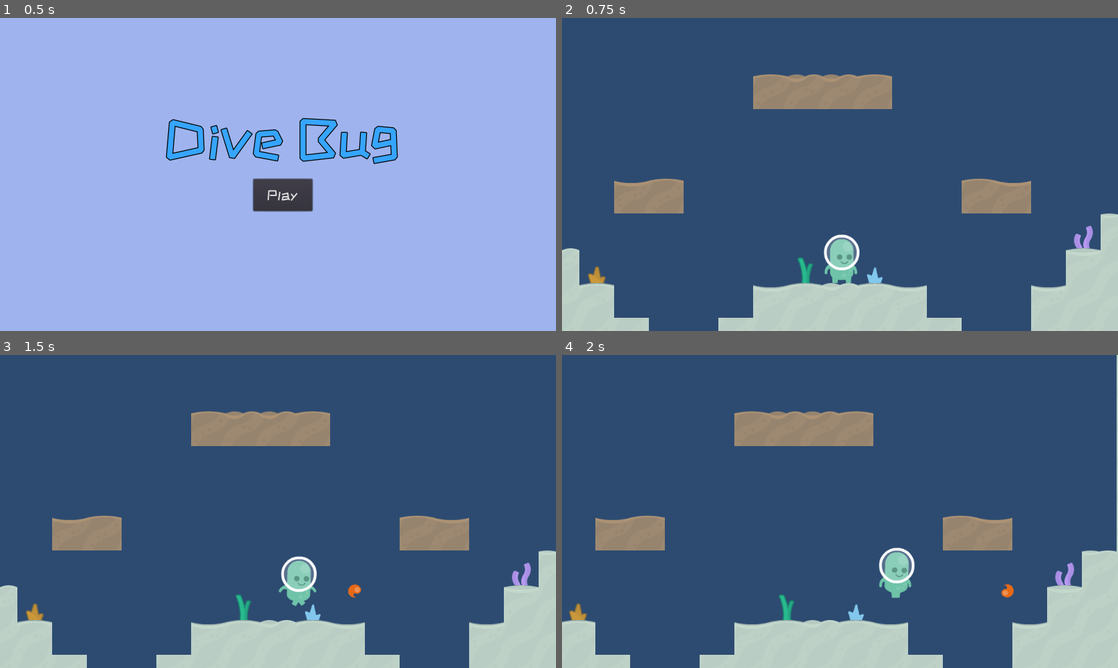
Above: before the commit, frames 1-4 (two rows, left to right).
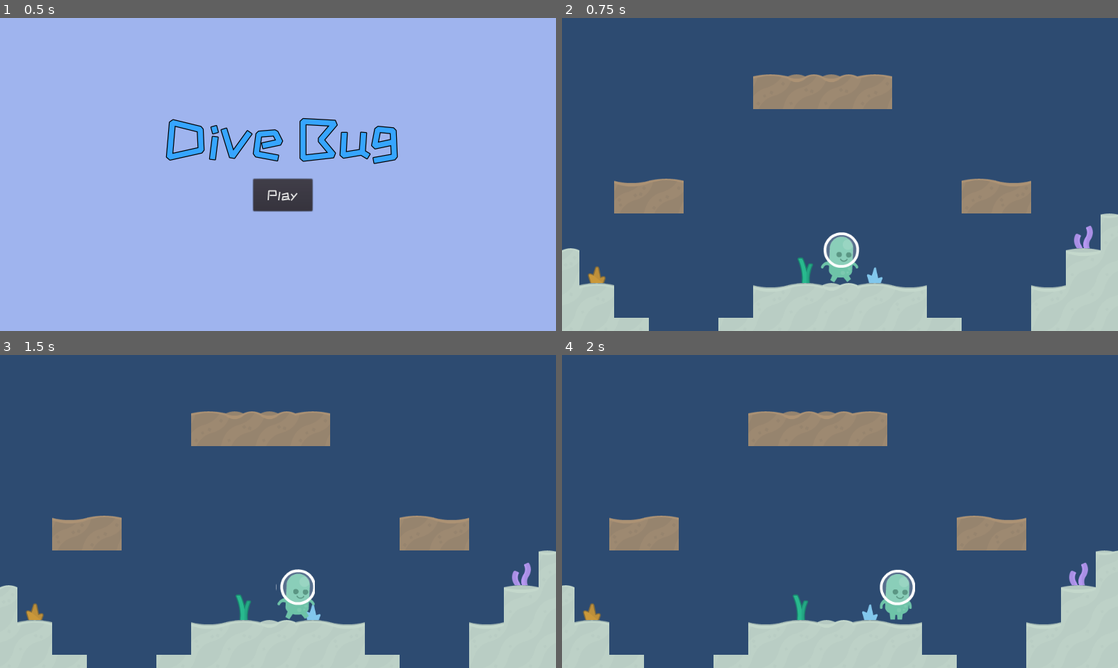
Above: after the commit, the same moments.

Repository: cpvanlue/dive-bug
Game: Godot game, scene res://src/MainMenu.tscn
Two runs of this game, one before a commit and one after it. Both use one fixed random seed, a clock stepped at 60 frames per second and the inputs below.
Inputs:
- Up to frame 1 (0.5 s): no input
- Up to frame 2 (0.75 s): click "Play" at 0.5 s
- Up to frame 3 (1.5 s): tap Enter (shoot) at 1.25 s; hold D (right) from 1.28 s (still down); tap Space (swim) at 1.35 s
- Up to frame 4 (2 s): keep holding D (right)

Frame 1 is identical in both runs. In frame 2, 0.4% of the frame differs, in the area x 46-54%, y 68-85%; in frame 3, 1.0%; in frame 4, 6.5%, in the area x 0-100%, y 0-100%.
Error after the commit: Invalid get index 'flip_h' (on base: 'null instance'). (res://src/Player.gd:57)

Commit message:
Add player death animation when entering kill zone

Diff:
--- a/src/Level.gd
+++ b/src/Level.gd
@@ -4,11 +4,16 @@
 signal player_eliminated
 
 func _on_KillZone_body_entered(body: Node) -> void:
-	body.queue_free()
 	print(str(body.name) + " has been eliminated via a kill zone.")
 	if (body.name == "Player"):
+		$Player.GRAVITY = 0
+		$Player.SPEED = 0
+		$Player.velocity = Vector2(0,0)
+		$Player/Node2D/AnimationPlayer.play("death"); yield($Player/Node2D/AnimationPlayer, "animation_finished")
 		emit_signal("player_eliminated")
-		print("Player death has occurred. Game over.")
+		body.queue_free()
+	else:
+		body.queue_free()
 
 func _on_Enemy_Killed() -> void:
 	print("Score increased by 10.")
--- a/src/Player.gd
+++ b/src/Player.gd
@@ -1,15 +1,13 @@
 extends KinematicBody2D
 
-
-const SPEED := 200
-const GRAVITY := 150
 
 export var swim_impulse := -400
 
 var health
 var lethal := true
 var velocity := Vector2(0, 0)
-
+var SPEED := 200
+var GRAVITY := 150
 
 func _ready():
 	health = 100
@@ -32,18 +30,18 @@
 		velocity.x = -SPEED
 		if Input.is_action_pressed("sprint"):
 			velocity.x = -SPEED * 1.5
-		$AnimatedSprite.flip_h = true
+		$Node2D/AnimatedSprite.flip_h = true
 		if is_on_floor():
 			velocity.x = velocity.x / 1.25
-			$AnimatedSprite.play("walk")
+			$Node2D/AnimatedSprite.play("walk")
 	elif Input.is_action_pressed("right"):
 		velocity.x = SPEED
 		if Input.is_action_pressed("sprint"):
 			velocity.x = SPEED * 1.5
-		$AnimatedSprite.flip_h = false
+		$Node2D/AnimatedSprite.flip_h = false
 		if is_on_floor():
 			velocity.x = velocity.x / 1.25
-			$AnimatedSprite.play("walk")
+			$Node2D/AnimatedSprite.play("walk")
 
 
 func check_abilities(delta: float) -> void:
@@ -87,5 +85,5 @@
 func _on_AnimatedSprite_animation_finished() -> void:
 	if not (Input.is_action_pressed("left")
 		or Input.is_action_pressed("right")
-		or $AnimatedSprite.animation == "swim"):
-			$AnimatedSprite.play("idle")
+		or $Node2D/AnimatedSprite.animation == "swim"):
+			$Node2D/AnimatedSprite.play("idle")
--- a/src/Player.tscn
+++ b/src/Player.tscn
@@ -20,12 +20,12 @@
 [sub_resource type="AtlasTexture" id=4]
 flags = 4
 atlas = ExtResource( 1 )
-region = Rect2( 72, 96, 72, 96 )
+region = Rect2( 0, 96, 72, 96 )
 
 [sub_resource type="AtlasTexture" id=5]
 flags = 4
 atlas = ExtResource( 1 )
-region = Rect2( 0, 0, 72, 96 )
+region = Rect2( 72, 96, 72, 96 )
 
 [sub_resource type="AtlasTexture" id=6]
 flags = 4
@@ -35,30 +35,73 @@
 [sub_resource type="AtlasTexture" id=7]
 flags = 4
 atlas = ExtResource( 1 )
-region = Rect2( 144, 0, 72, 96 )
+region = Rect2( 0, 0, 72, 96 )
 
 [sub_resource type="AtlasTexture" id=8]
 flags = 4
 atlas = ExtResource( 1 )
+region = Rect2( 144, 0, 72, 96 )
+
+[sub_resource type="AtlasTexture" id=9]
+flags = 4
+atlas = ExtResource( 1 )
 region = Rect2( 72, 0, 72, 96 )
 
-[sub_resource type="SpriteFrames" id=9]
+[sub_resource type="SpriteFrames" id=10]
 animations = [ {
 "frames": [ SubResource( 2 ) ],
 "loop": true,
 "name": "idle",
 "speed": 5.0
 }, {
-"frames": [ SubResource( 3 ), SubResource( 4 ), SubResource( 5 ) ],
+"frames": [ SubResource( 3 ) ],
+"loop": true,
+"name": "dead",
+"speed": 5.0
+}, {
+"frames": [ SubResource( 4 ), SubResource( 5 ), SubResource( 6 ) ],
 "loop": false,
 "name": "swim",
 "speed": 10.0
 }, {
-"frames": [ SubResource( 6 ), SubResource( 7 ), SubResource( 8 ) ],
+"frames": [ SubResource( 7 ), SubResource( 8 ), SubResource( 9 ) ],
 "loop": true,
 "name": "walk",
 "speed": 8.0
 } ]
+
+[sub_resource type="Animation" id=11]
+resource_name = "death"
+tracks/0/type = "bezier"
+tracks/0/path = NodePath(".:position:x")
+tracks/0/interp = 1
+tracks/0/loop_wrap = true
+tracks/0/imported = false
+tracks/0/enabled = true
+tracks/0/keys = {
+"points": PoolRealArray( 0, -0.25, 0, 0.25, 0, 0, -0.25, 0, 0.25, 0, 0, -0.25, 0, 0.25, 0 ),
+"times": PoolRealArray( 0, 0.4, 1 )
+}
+tracks/1/type = "bezier"
+tracks/1/path = NodePath(".:position:y")
+tracks/1/interp = 1
+tracks/1/loop_wrap = true
+tracks/1/imported = false
+tracks/1/enabled = true
+tracks/1/keys = {
+"points": PoolRealArray( 0, -0.25, 0, 0.25, 0, -174, -0.25, 0, 0.25, 0, 265, -0.25, 0, 0.25, 0 ),
+"times": PoolRealArray( 0, 0.4, 1 )
+}
+tracks/2/type = "bezier"
+tracks/2/path = NodePath(".:rotation_degrees")
+tracks/2/interp = 1
+tracks/2/loop_wrap = true
+tracks/2/imported = false
+tracks/2/enabled = true
+tracks/2/keys = {
+"points": PoolRealArray( 0, -0.25, 0, 0.25, 0, 0, -0.25, 0, 0.25, 0, 0, -0.25, 0, 0.25, 0 ),
+"times": PoolRealArray( 0, 0.4, 1 )
+}
 
 [node name="Player" type="KinematicBody2D"]
 script = ExtResource( 2 )
@@ -67,12 +110,18 @@
 position = Vector2( 1.5874, 8.33386 )
 shape = SubResource( 1 )
 
-[node name="AnimatedSprite" type="AnimatedSprite" parent="."]
-position = Vector2( -0.396851, 8.73071 )
-frames = SubResource( 9 )
-animation = "idle"
+[node name="Node2D" type="Node2D" parent="."]
+
+[node name="AnimatedSprite" type="AnimatedSprite" parent="Node2D"]
+position = Vector2( 0, 8.731 )
+scale = Vector2( 1.00736, 1 )
+frames = SubResource( 10 )
+animation = "dead"
 playing = true
 
-[node name="RecoveryTimer" type="Timer" parent="."]
+[node name="RecoveryTimer" type="Timer" parent="Node2D"]
 
-[connection signal="animation_finished" from="AnimatedSprite" to="." method="_on_AnimatedSprite_animation_finished"]
+[node name="AnimationPlayer" type="AnimationPlayer" parent="Node2D"]
+anims/death = SubResource( 11 )
+
+[connection signal="animation_finished" from="Node2D/AnimatedSprite" to="." method="_on_AnimatedSprite_animation_finished"]
Not shown: 1 places in src/Player.tscn that only renumber resources
